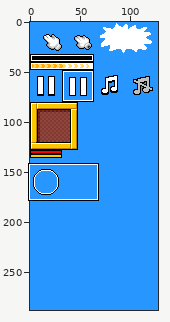
A sprite sheet gets an edit: happydash.gmx/gfx/sprHud.png. The picture above shows the old version from afar; the outline marks the close-up.
Close-up. As it was:
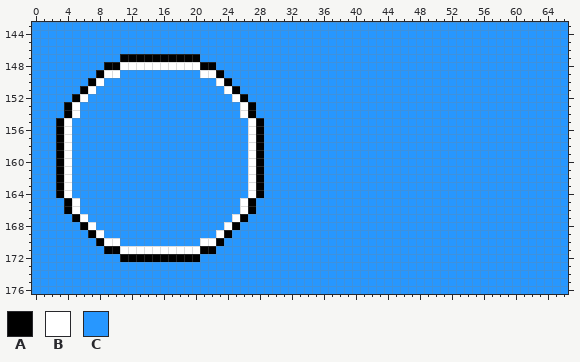
The file is 128x288 pixels. Shown: x 0..66, y 143..176.
Palette (. is transparent): A #000000  B #ffffff  C #2797ff
Pixels before, first column x 0:
143 CCCCCCCCCCCCCCCCCCCCCCCCCCCCCCCCCCCCCCCCCCCCCCCCCCCCCCCCCCCCCCCCCCC
144 CCCCCCCCCCCCCCCCCCCCCCCCCCCCCCCCCCCCCCCCCCCCCCCCCCCCCCCCCCCCCCCCCCC
145 CCCCCCCCCCCCCCCCCCCCCCCCCCCCCCCCCCCCCCCCCCCCCCCCCCCCCCCCCCCCCCCCCCC
146 CCCCCCCCCCCCCCCCCCCCCCCCCCCCCCCCCCCCCCCCCCCCCCCCCCCCCCCCCCCCCCCCCCC
147 CCCCCCCCCCCAAAAAAAAAACCCCCCCCCCCCCCCCCCCCCCCCCCCCCCCCCCCCCCCCCCCCCC
148 CCCCCCCCCAABBBBBBBBBBAACCCCCCCCCCCCCCCCCCCCCCCCCCCCCCCCCCCCCCCCCCCC
149 CCCCCCCCABBCCCCCCCCCCBBACCCCCCCCCCCCCCCCCCCCCCCCCCCCCCCCCCCCCCCCCCC
150 CCCCCCCABCCCCCCCCCCCCCCBACCCCCCCCCCCCCCCCCCCCCCCCCCCCCCCCCCCCCCCCCC
151 CCCCCCABCCCCCCCCCCCCCCCCBACCCCCCCCCCCCCCCCCCCCCCCCCCCCCCCCCCCCCCCCC
152 CCCCCABCCCCCCCCCCCCCCCCCCBACCCCCCCCCCCCCCCCCCCCCCCCCCCCCCCCCCCCCCCC
153 CCCCABCCCCCCCCCCCCCCCCCCCCBACCCCCCCCCCCCCCCCCCCCCCCCCCCCCCCCCCCCCCC
154 CCCCABCCCCCCCCCCCCCCCCCCCCBACCCCCCCCCCCCCCCCCCCCCCCCCCCCCCCCCCCCCCC
155 CCCABCCCCCCCCCCCCCCCCCCCCCCBACCCCCCCCCCCCCCCCCCCCCCCCCCCCCCCCCCCCCC
156 CCCABCCCCCCCCCCCCCCCCCCCCCCBACCCCCCCCCCCCCCCCCCCCCCCCCCCCCCCCCCCCCC
157 CCCABCCCCCCCCCCCCCCCCCCCCCCBACCCCCCCCCCCCCCCCCCCCCCCCCCCCCCCCCCCCCC
158 CCCABCCCCCCCCCCCCCCCCCCCCCCBACCCCCCCCCCCCCCCCCCCCCCCCCCCCCCCCCCCCCC
159 CCCABCCCCCCCCCCCCCCCCCCCCCCBACCCCCCCCCCCCCCCCCCCCCCCCCCCCCCCCCCCCCC
160 CCCABCCCCCCCCCCCCCCCCCCCCCCBACCCCCCCCCCCCCCCCCCCCCCCCCCCCCCCCCCCCCC
161 CCCABCCCCCCCCCCCCCCCCCCCCCCBACCCCCCCCCCCCCCCCCCCCCCCCCCCCCCCCCCCCCC
162 CCCABCCCCCCCCCCCCCCCCCCCCCCBACCCCCCCCCCCCCCCCCCCCCCCCCCCCCCCCCCCCCC
163 CCCABCCCCCCCCCCCCCCCCCCCCCCBACCCCCCCCCCCCCCCCCCCCCCCCCCCCCCCCCCCCCC
164 CCCABCCCCCCCCCCCCCCCCCCCCCCBACCCCCCCCCCCCCCCCCCCCCCCCCCCCCCCCCCCCCC
165 CCCCABCCCCCCCCCCCCCCCCCCCCBACCCCCCCCCCCCCCCCCCCCCCCCCCCCCCCCCCCCCCC
166 CCCCABCCCCCCCCCCCCCCCCCCCCBACCCCCCCCCCCCCCCCCCCCCCCCCCCCCCCCCCCCCCC
167 CCCCCABCCCCCCCCCCCCCCCCCCBACCCCCCCCCCCCCCCCCCCCCCCCCCCCCCCCCCCCCCCC
168 CCCCCCABCCCCCCCCCCCCCCCCBACCCCCCCCCCCCCCCCCCCCCCCCCCCCCCCCCCCCCCCCC
169 CCCCCCCABCCCCCCCCCCCCCCBACCCCCCCCCCCCCCCCCCCCCCCCCCCCCCCCCCCCCCCCCC
170 CCCCCCCCABBCCCCCCCCCCBBACCCCCCCCCCCCCCCCCCCCCCCCCCCCCCCCCCCCCCCCCCC
171 CCCCCCCCCAABBBBBBBBBBAACCCCCCCCCCCCCCCCCCCCCCCCCCCCCCCCCCCCCCCCCCCC
172 CCCCCCCCCCCAAAAAAAAAACCCCCCCCCCCCCCCCCCCCCCCCCCCCCCCCCCCCCCCCCCCCCC
173 CCCCCCCCCCCCCCCCCCCCCCCCCCCCCCCCCCCCCCCCCCCCCCCCCCCCCCCCCCCCCCCCCCC
174 CCCCCCCCCCCCCCCCCCCCCCCCCCCCCCCCCCCCCCCCCCCCCCCCCCCCCCCCCCCCCCCCCCC
175 CCCCCCCCCCCCCCCCCCCCCCCCCCCCCCCCCCCCCCCCCCCCCCCCCCCCCCCCCCCCCCCCCCC
176 CCCCCCCCCCCCCCCCCCCCCCCCCCCCCCCCCCCCCCCCCCCCCCCCCCCCCCCCCCCCCCCCCCC
After the commit:
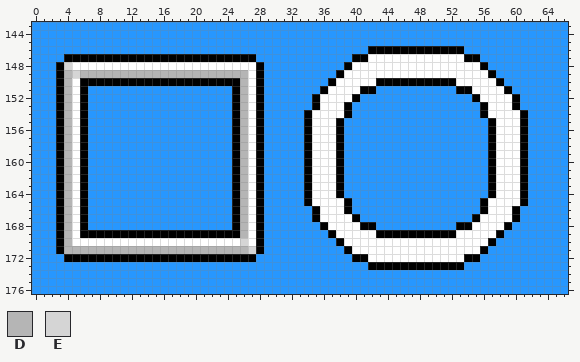
Colours new in this view: D #b5b5b5  E #d5d5d5
Change:
y 146: x 42..53 CCCCCCCCCCCC -> AAAAAAAAAAAA
y 147: x 4..10 CCCCCCC -> AAAAAAA; x 21..27 CCCCCCC -> AAAAAAA; x 40..55 CCCCCCCCCCCCCCCC -> AABBBBBBBBBBBBAA
y 148: x 3..10 CCCCCCAA -> AEBBBBBB; x 21..28 AACCCCCC -> BBBBBBBA; x 39..56 CCCCCCCCCCCCCCCCCC -> ABBBBBBBBBBBBBBBBA
y 149: x 3..28 CCCCCABBCCCCCCCCCCBBACCCCC -> ADEDDDDDDDDDDDDDDDDDDDDDBA; x 38..57 CCCCCCCCCCCCCCCCCCCC -> ABBBBBBBBBBBBBBBBBBA
y 150: x 3..6 CCCC -> ADBA; x 8..23 BCCCCCCCCCCCCCCB -> AAAAAAAAAAAAAAAA; x 25..28 CCCC -> ADBA; x 37..58 CCCCCCCCCCCCCCCCCCCCCC -> ABBBBBAAAAAAAAAABBBBBA
y 151: x 3..5 CCC -> ADB; x 7 B -> C; x 24 B -> C; x 26..28 CCC -> DBA; x 36..42 CCCCCCC -> ABBBBAA; x 53..59 CCCCCCC -> AABBBBA
y 152: x 3..6 CCAB -> ADBA; x 25..28 BACC -> ADBA; x 35..40 CCCCCC -> ABBBBA; x 55..60 CCCCCC -> ABBBBA
y 153: x 3..4 CA -> AD; x 6 C -> A; x 25..28 CBAC -> ADBA; x 35..39 CCCCC -> ABBBA; x 56..60 CCCCC -> ABBBA
y 154: x 3..4 CA -> AD; x 6 C -> A; x 25..28 CBAC -> ADBA; x 34..39 CCCCCC -> ABBBBA; x 56..61 CCCCCC -> ABBBBA
y 155..164: x 4..6 BCC -> DBA; x 25..26 CC -> AD; x 34..38 CCCCC -> ABBBA; x 57..61 CCCCC -> ABBBA
y 165: x 3..4 CA -> AD; x 6 C -> A; x 25..28 CBAC -> ADBA; x 34..39 CCCCCC -> ABBBBA; x 56..61 CCCCCC -> ABBBBA
y 166: x 3..4 CA -> AD; x 6 C -> A; x 25..28 CBAC -> ADBA; x 35..39 CCCCC -> ABBBA; x 56..60 CCCCC -> ABBBA
y 167: x 3..6 CCAB -> ADBA; x 25..28 BACC -> ADBA; x 35..40 CCCCCC -> ABBBBA; x 55..60 CCCCCC -> ABBBBA
y 168: x 3..5 CCC -> ADB; x 7 B -> C; x 24 B -> C; x 26..28 CCC -> DBA; x 36..42 CCCCCCC -> ABBBBAA; x 53..59 CCCCCCC -> AABBBBA
y 169: x 3..6 CCCC -> ADBA; x 8..23 BCCCCCCCCCCCCCCB -> AAAAAAAAAAAAAAAA; x 25..28 CCCC -> ADBA; x 37..58 CCCCCCCCCCCCCCCCCCCCCC -> ABBBBBAAAAAAAAAABBBBBA
y 170: x 3..8 CCCCCA -> ADBBBB; x 11..20 CCCCCCCCCC -> BBBBBBBBBB; x 23..28 ACCCCC -> BBBEBA; x 38..57 CCCCCCCCCCCCCCCCCCCC -> ABBBBBBBBBBBBBBBBBBA
y 171: x 3..28 CCCCCCAABBBBBBBBBBAACCCCCC -> ADDDDDDDDDDDDDDDDDDDDDDDEA; x 39..56 CCCCCCCCCCCCCCCCCC -> ABBBBBBBBBBBBBBBBA
y 172: x 4..10 CCCCCCC -> AAAAAAA; x 21..27 CCCCCCC -> AAAAAAA; x 40..55 CCCCCCCCCCCCCCCC -> AABBBBBBBBBBBBAA
y 173: x 42..53 CCCCCCCCCCCC -> AAAAAAAAAAAA
Boxes around the changes in both close-ups, in picture pixels (x1, y1, x2, y2):
changed: (304, 46, 528, 270)
changed: (56, 54, 264, 262)
